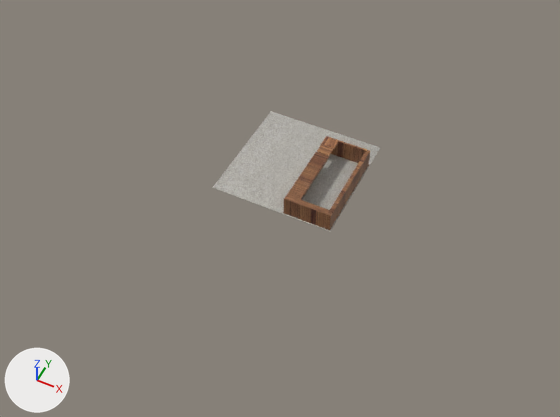
The Blender file Assets/Models/Scenery/Bancada.blend: old version first, new version second.
Rendered twice from a 50 mm lens placed at (31.2, -70.9, 82.7), pointed at (-2.6, -3.1, -2.0). Arrows for +X, +Y and +Z are at lower left; the lights stay in place.

Objects in the first picture: 'Bancada', 'Chão'.
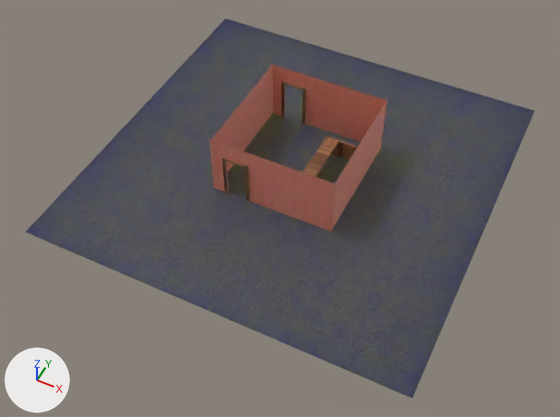
What changed in the scene script:
```text
Change mat_chão:
    where n0 = _N.new('ShaderNodeBsdfPrincipled'); n0.name = 'Principled BSDF'
    add n0.inputs[8].default_value = 1.0  # 'Subsurface Weight'
    add n0.inputs[9].default_value = (7.1, 6.5, 0.1)  # 'Subsurface Radius'
    add n0.inputs[10].default_value = 0.844  # 'Subsurface Scale'
    add n3 = _N.new('ShaderNodeMix'); n3.name = 'Mix'
    add n3.data_type = 'RGBA'
    add n3.inputs[0].default_value = 0.844  # 'Factor'
    add n3.inputs[7].default_value = (0.0, 0.00423, 0.0235, 1.0)  # 'B', black #000e2a
    where n2 = _N.new('ShaderNodeTexImage'); n2.name = 'Image Texture'
    remove _L.new(n2.outputs[0], n0.inputs[0])  # 'Color' to 'Base Color'
    add _L.new(n2.outputs[0], n3.inputs[6])  # 'Color' to 'A'
    add _L.new(n3.outputs[2], n0.inputs[0])  # 'Result' to 'Base Color'
Change mat_parede:
    where n0 = _N.new('ShaderNodeBsdfPrincipled'); n0.name = 'Principled BSDF'
    add n0.inputs[8].default_value = 1.0  # 'Subsurface Weight'
    add n0.inputs[10].default_value = 0.593  # 'Subsurface Scale'
    add n3 = _N.new('ShaderNodeMix'); n3.name = 'Mix'
    add n3.data_type = 'RGBA'
    add n3.inputs[0].default_value = 0.593  # 'Factor'
    add n3.inputs[7].default_value = (0.8, 0.0362, 0.0144, 1.0)  # 'B', red #e73520
    where n2 = _N.new('ShaderNodeTexImage'); n2.name = 'Image Texture'
    remove _L.new(n2.outputs[0], n0.inputs[0])  # 'Color' to 'Base Color'
    add _L.new(n2.outputs[0], n3.inputs[6])  # 'Color' to 'A'
    add _L.new(n3.outputs[2], n0.inputs[0])  # 'Result' to 'Base Color'
Change me_plane:
    where me_plane.from_pydata(...)  # 4 vertices, 1 face; spans x -1.0..1.0, y -1.0..1.0, z 0.0
    used by ob_chão; location = (-3.3, 4.3, -0.4); scale = (9.47, 9.47, 9.47)
    me_plane part 1: texture (UV) coordinates of 1 of 1 face, centred in x 0.0, y 0.0, z 0.0, changed; they spanned u 0.0..1.0, v 0.0..1.0 and now span u 0.0..1.0, v 0.0..1.0
Change ob_paredes_da_direita:
    remove ob_paredes_da_direita.hide_set(True)  # its collection is switched off
Change ob_parede_da_frente:
    remove ob_parede_da_frente.hide_set(True)  # its collection is switched off
Change ob_parede_da_esquerda:
    remove ob_parede_da_esquerda.hide_set(True)  # its collection is switched off
Change ob_parede_de_trás:
    ob_parede_de_trás.location: (-12.3, 4.3, 4.2) -> (-12.0, 4.3, 4.2)
    remove ob_parede_de_trás.hide_set(True)  # its collection is switched off
Change ob_moldura:
    remove ob_moldura.hide_set(True)  # its collection is switched off
Change ob_moldura_001:
    remove ob_moldura_001.hide_set(True)  # its collection is switched off
Change ob_chão:
    ob_chão.scale: (9.47, 9.47, 9.47) -> (28.6, 28.6, 28.6)
```

Changed parts and their boxes [x1, y1, x2, y2] in the pictures (560 x 417 px):
'Chão', recoloured, surface changed, rescaled (201% wider, 214% taller): before [212, 111, 380, 231]; after [26, 19, 534, 398]
'Parede da esquerda', shown: after [209, 139, 335, 232]
'Paredes da direita', shown: after [271, 64, 387, 149]
'Parede da frente', shown: after [211, 64, 273, 182]
'Parede de trás', shown: after [331, 101, 387, 229]
'Moldura', shown: after [222, 158, 250, 202]
'Moldura.001', shown: after [282, 81, 306, 125]
'Bancada', unchanged, covered by the edit: before [283, 136, 370, 230]; after [302, 136, 358, 177]
